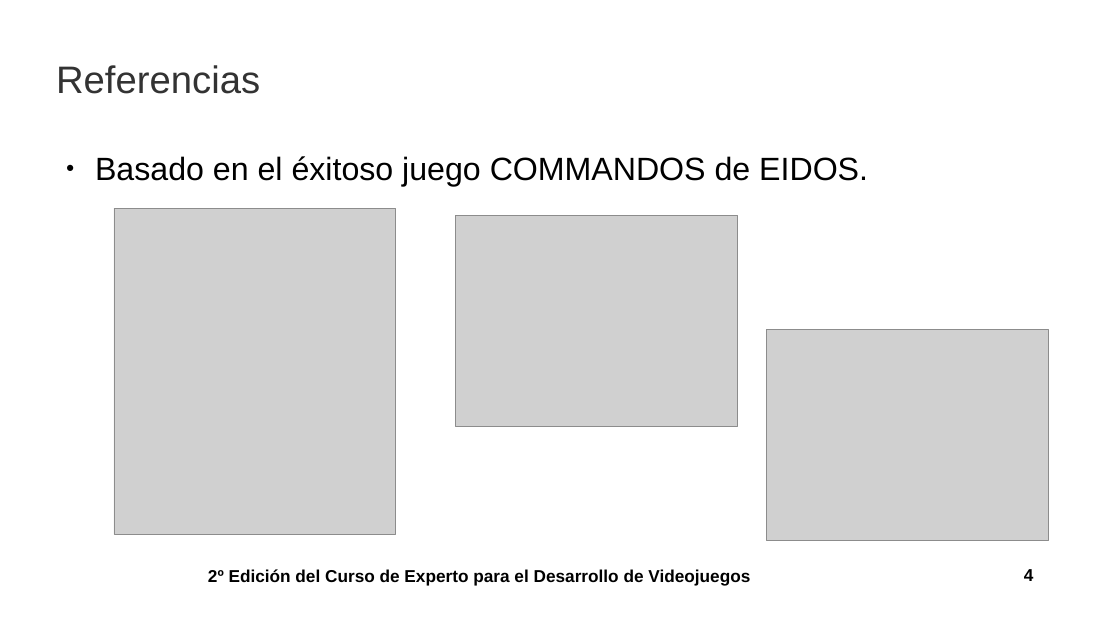
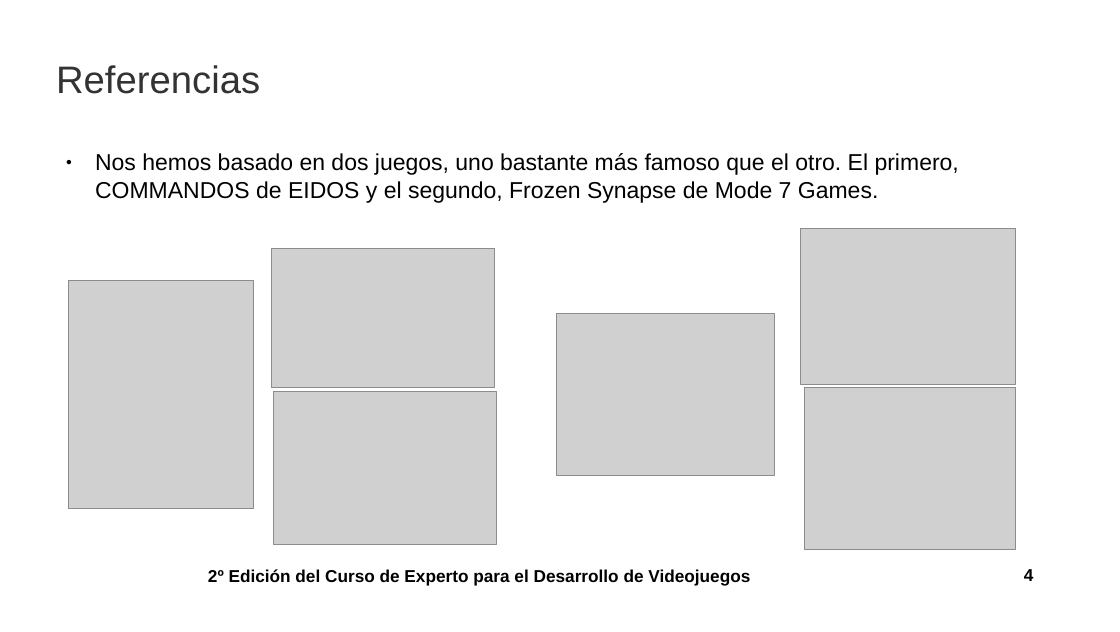
Before and after one commit to bievis/cedv-grupo4, a slide deck: slide 4 of ransom/doc/Presentacion/Presentacion.odp. Drawn at 1120x632 pixels with LibreOffice and Linux fonts; fonts in the diff are those of the drawing; grey boxes stand for pictures; background and template pictures are left out. Boxes give left, top, right and bottom in pixels: in the first picture for what was removed or moved away, otherwise in the second. Text is boxed around its words. In the diff, an @@ line names an element or a change of style, - is before the commit and + after.

```diff
--- a/ransom/doc/Presentacion/Presentacion.odp
+++ b/ransom/doc/Presentacion/Presentacion.odp
@@ text at [95,153,959,203]: text changed; size 28 to 20 pt @@
-● Basado en el éxitoso juego COMMANDOS de EIDOS.
+● Nos hemos basado en dos juegos, uno bastante más famoso que el otro. El primero, COMMANDOS de EIDOS y el segundo, Frozen Synapse de Mode 7 Games.
@@ picture added at [802,228,1017,385] @@
@@ picture: place and size @@
-picture at [456,215,738,426]
+picture at [272,248,495,388]
@@ picture: place and size @@
-picture at [114,208,396,534]
+picture at [69,280,254,509]
@@ picture added at [557,314,775,476] @@
@@ picture added at [804,388,1016,550] @@
@@ picture: place and size @@
-picture at [767,329,1049,540]
+picture at [274,391,497,543]
```
Also in this commit, not shown: 1 other slide changed, 3 other files.
